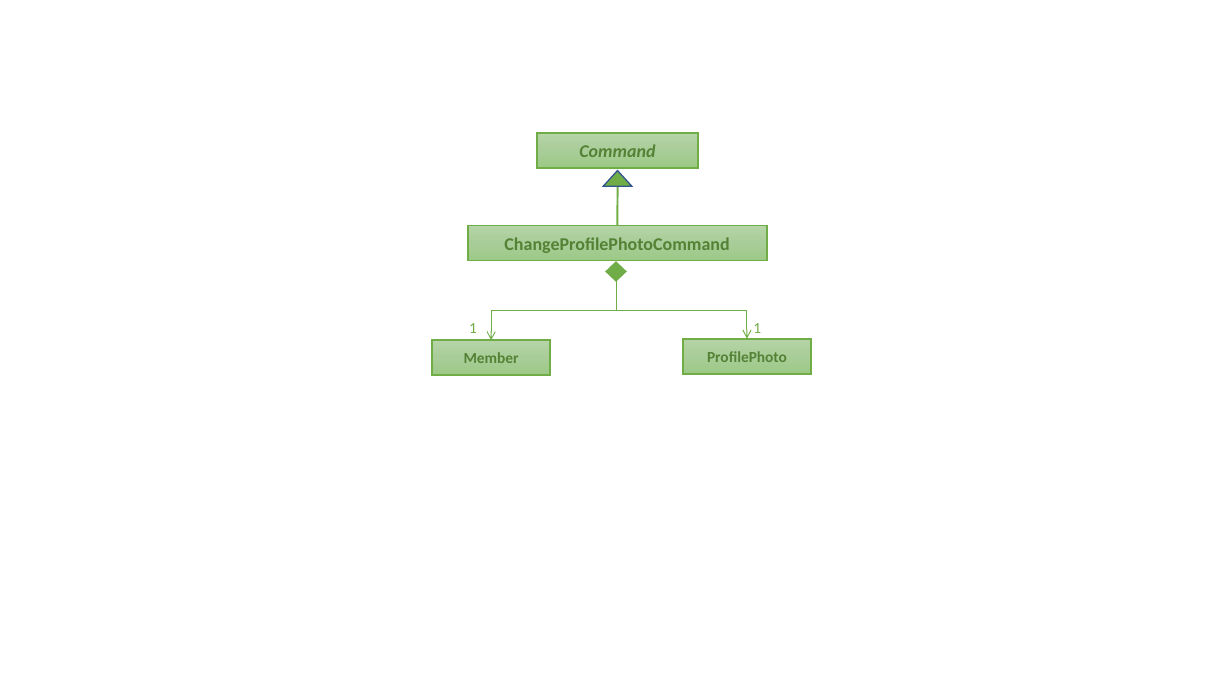
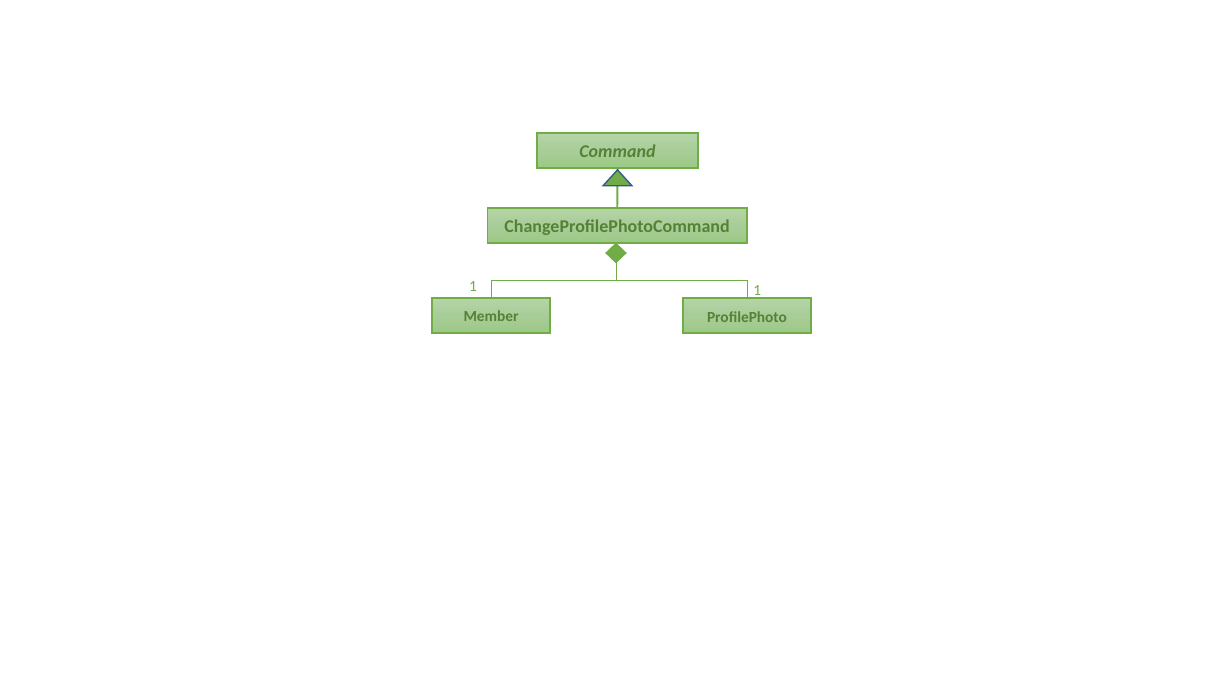
Before and after one commit to yash-chowdhary/addressbook-level4, a slide deck: slide 1 of docs/diagrams/ChangeProfilePhotoCommandUML.pptx. Drawn at 1232x693 pixels with LibreOffice and Linux fonts; fonts in the diff are those of the drawing. Boxes give left, top, right and bottom in pixels: in the first picture for what was removed or moved away, otherwise in the second. Text is boxed around its words. In the diff, an @@ line names an element or a change of style, - is before the commit and + after.

```diff
--- a/docs/diagrams/ChangeProfilePhotoCommandUML.pptx
+++ b/docs/diagrams/ChangeProfilePhotoCommandUML.pptx
@@ line moved from (617, 226) - (617, 187) to (617, 208) - (617, 169) @@
@@ rectangle "ChangeProfilePhotoCommand": place and size @@
-rectangle "ChangeProfilePhotoCommand" at bbox=[468, 226, 767, 261]
+rectangle "ChangeProfilePhotoCommand" at bbox=[488, 208, 748, 243]
@@ elbow arrow moved from (616, 281) - (492, 340) to (616, 262) - (492, 299) @@
@@ elbow arrow (616, 262) - (492, 299): elbow arrow to elbow line; stroke #70AD47 0.75 pt to #70AD47 0.5 pt @@
@@ diamond: place and size @@
-diamond at bbox=[606, 262, 626, 281]
+diamond at bbox=[606, 244, 626, 262]
@@ elbow line added from (616, 262) to (747, 299), #70AD47 0.5 pt @@
@@ 2 texts, 2 rectangles: place and size @@
-2 texts, 2 rectangles at bbox=[433, 323, 811, 375]
+2 texts, 2 rectangles at bbox=[433, 281, 811, 334]
@@ elbow arrow removed from (510, 311) to (747, 338) @@
```
Also in this commit, not shown: 9 other files.
